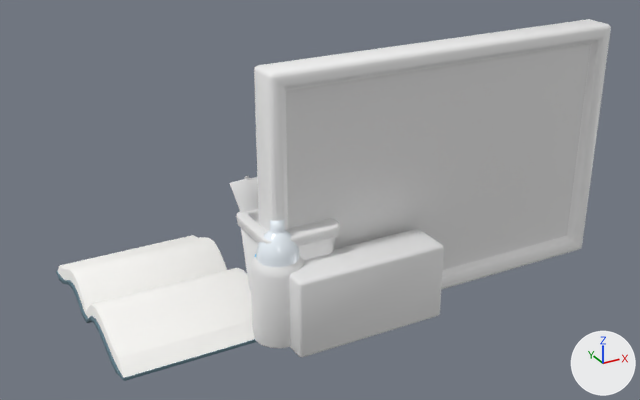
An edit to the FBX model ECOE sim/Assets/Art/Environment/Scene_Scene_Collection/Scene_Scene_Collection.fbx, drawn before and after from the same camera.
The view is the same before and after, from a 50 mm lens placed at (-0.48, -0.994, 0.697), pointed at (0.134, 0.122, 0.138). Lighting does not change. The marker at lower right points along +X, +Y and +Z. The older version comes first. The same objects are shown in both versions, whatever each file hides. Where no turn or scale is listed for an object, it has been applied to the vertices. Vertices at exactly the same position are counted once.

Names of what the first picture shows: 'BookOpen', 'BottleAlcohol', 'BottleSuero', 'GlovesBox', 'OptometricPanel', 'SharpContainer'.
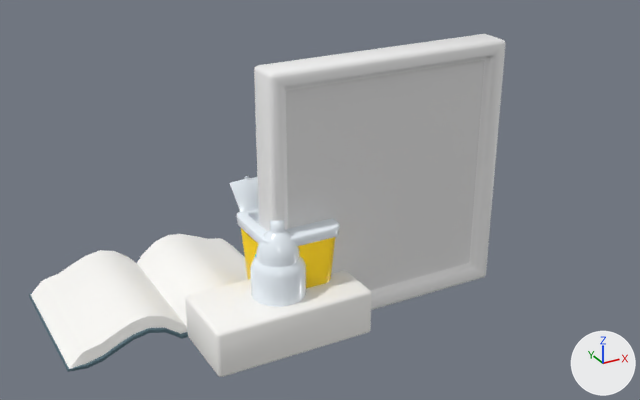
Patch to the scene script:
```diff
--- a/ECOE sim/Assets/Art/Environment/Scene_Scene_Collection/Scene_Scene_Collection.fbx.py
+++ b/ECOE sim/Assets/Art/Environment/Scene_Scene_Collection/Scene_Scene_Collection.fbx.py
@@ me_openbook_003 @@
 # used by ob_bookopen; location = (0.0, 0.0, 0.0)
-me_openbook_003.from_pydata(...)  # 464 vertices, 462 faces; spans x -0.239..0.003, y -0.002..0.35, z -0.002..0.053
+me_openbook_003.from_pydata(...)  # 464 vertices, 462 faces; spans x -0.294..0.058, y 0.053..0.295, z -0.002..0.053
+# me_openbook_003 part 1: the whole mesh is turned 90 degrees about the z axis through its middle
 me_openbook_003.materials.append(mat_m_book_cover)
@@ me_cube_007 @@
 me_cube_007.from_pydata(...)  # 454 vertices, 445 faces; spans x -0.023..0.096, y -0.017..0.134, z -0.001..0.199
 # used by ob_sharpcontainer; location = (0.0, 0.0, 0.0)
+# me_cube_007 part 3: all 54 faces centred in x -0.014..0.088, y -0.008..0.094, z -0.001..0.08 switch from no material to mat_m_plastic_yellow_gloss (yellow #ffd600)
+# me_cube_007 part 4: 375 of the faces centred in x -0.022..0.096, y -0.016..0.133, z 0.11..0.199 switch from no material to mat_m_plastic_translucent (white #f0f8ff)
@@ me_cube_017 @@
 # used by ob_glovesbox; location = (0.0, 0.0, 0.0)
-me_cube_017.from_pydata(...)  # 56 vertices, 54 faces; spans x -0.002..0.238, y -0.068..0.002, z -0.002..0.118
+me_cube_017.from_pydata(...)  # 56 vertices, 54 faces; spans x -0.12..0.12, y -0.06..0.06, z 0.0..0.07
+# me_cube_017 part 2: the whole mesh is turned -90 degrees about the x axis through its middle, then moved by (-0.118, 0.033, -0.023)
@@ me_cube_006 @@
 # used by ob_optometricpanel; location = (0.0, 0.0, 0.0)
-me_cube_006.from_pydata(...)  # 160 vertices, 150 faces; spans x -0.007..0.592, y 0.0..0.053, z -0.007..0.39
+me_cube_006.from_pydata(...)  # 160 vertices, 150 faces; spans x -0.007..0.381, y 0.0..0.053, z -0.007..0.39
+# me_cube_006 part 5: all 80 vertices in x 0.559..0.592, y 0.0..0.053, z -0.007..0.39 are moved by (-0.211, 0.0, 0.0)
 me_cube_006.materials.append(mat_m_plastic_white)
```

Location of each change, (x1, y1, x2, y2) in pixels of the pictures (640 x 400 px; the box of a moved part takes in the faces that stretch with it):
'OptometricPanel', reshaped (29% narrower): before (254, 19, 611, 290); after (254, 34, 506, 310)
'BookOpen', turned: before (56, 235, 257, 381); after (29, 234, 248, 372)
'GlovesBox', moved, turned: before (289, 229, 444, 357); after (185, 270, 372, 377)
part 3 of me_cube_007, recoloured (white to yellow): (241, 228, 335, 280) in both
part 4 of me_cube_007, recoloured: (230, 176, 340, 246) in both
part 5 of me_cube_006, moved or reshaped: before (290, 19, 611, 290); after (290, 34, 506, 310)
